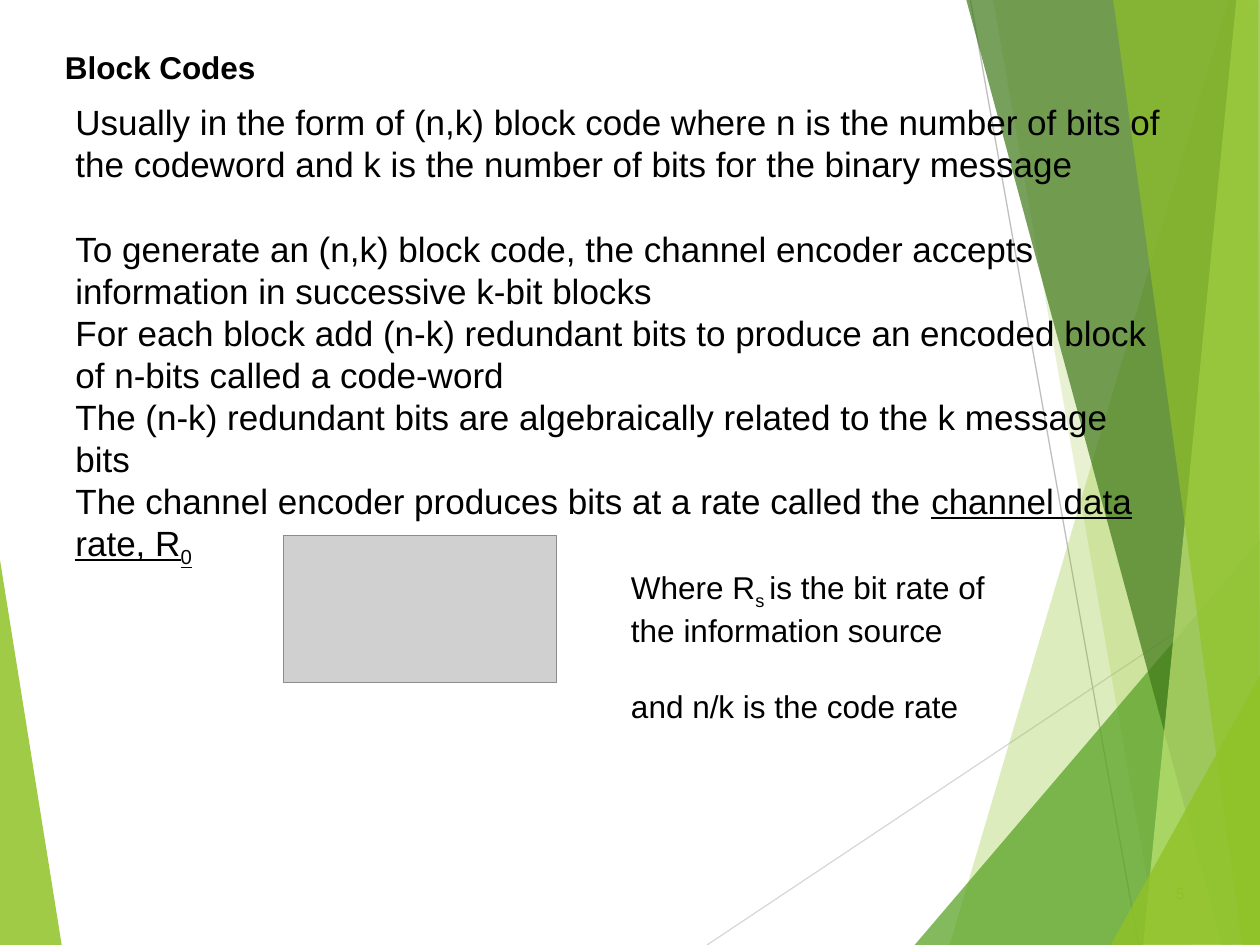
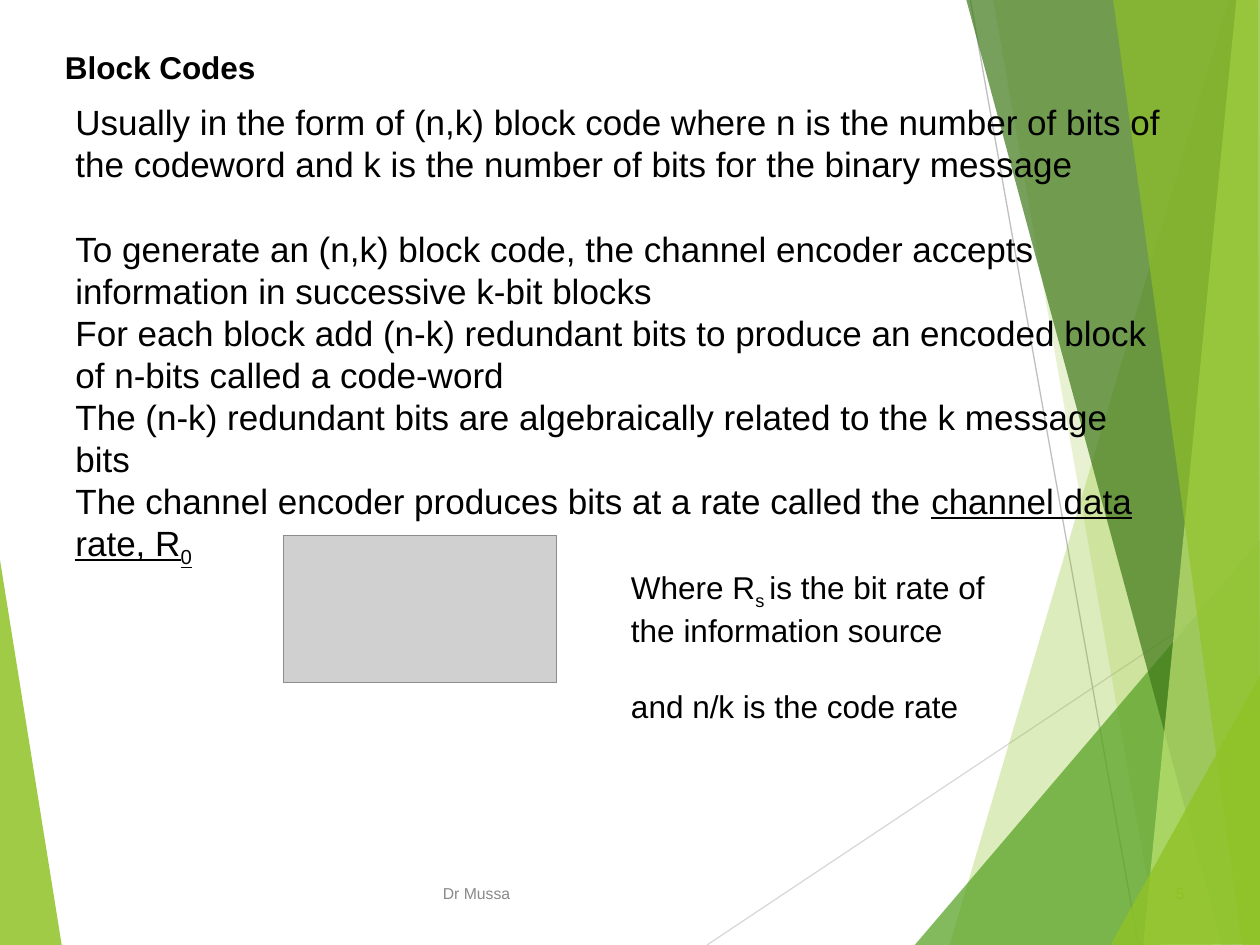
Before and after one commit to carmel26/semester2Notes, a slide deck: slide 5 of Mobile Telecommunication Technology/Lecture 8.ppt. Drawn at 1260x945 pixels with LibreOffice and Linux fonts; fonts in the diff are those of the drawing; grey boxes stand for pictures. Boxes give left, top, right and bottom in pixels: in the first picture for what was removed or moved away, otherwise in the second. Text is boxed around its words. In the diff, an @@ line names an element or a change of style, - is before the commit and + after.

```diff
--- a/Mobile Telecommunication Technology/Lecture 8.ppt
+++ b/Mobile Telecommunication Technology/Lecture 8.ppt
@@ freeform shape at (1110, 674, 1260, 945): outline redrawn @@
@@ text added at (443, 888, 510, 899), 9 pt, text #898989 @@
+Dr Mussa
```
Also in this commit, not shown: 37 other slides changed, 11 other files.
